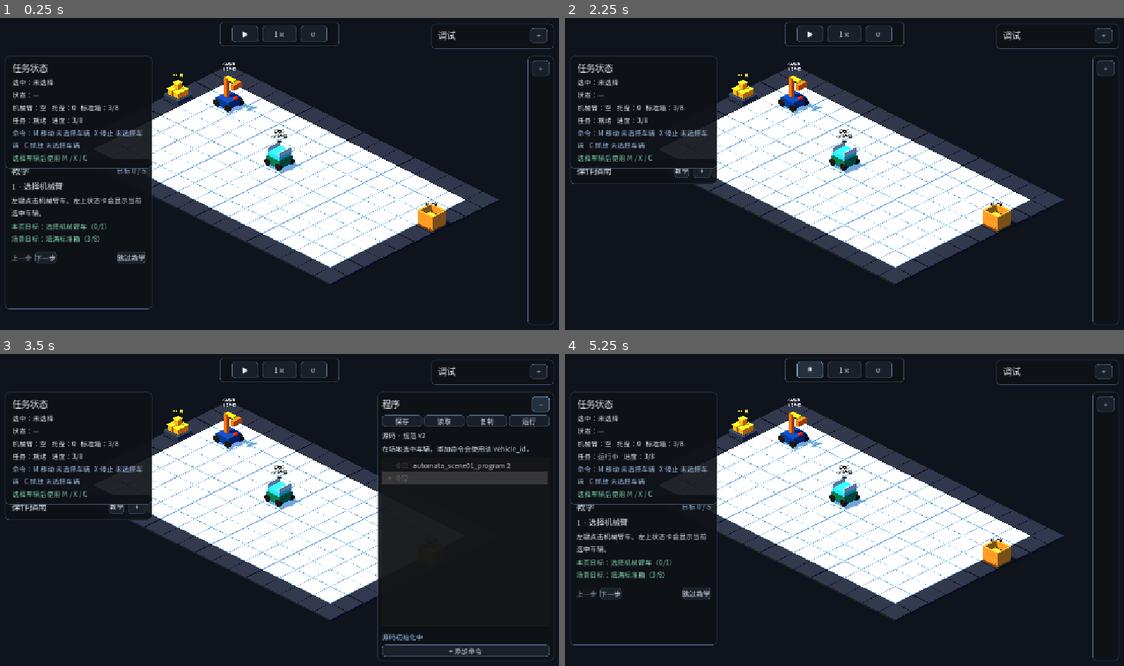
Above: before the commit, frames 1-4 (two rows, left to right).
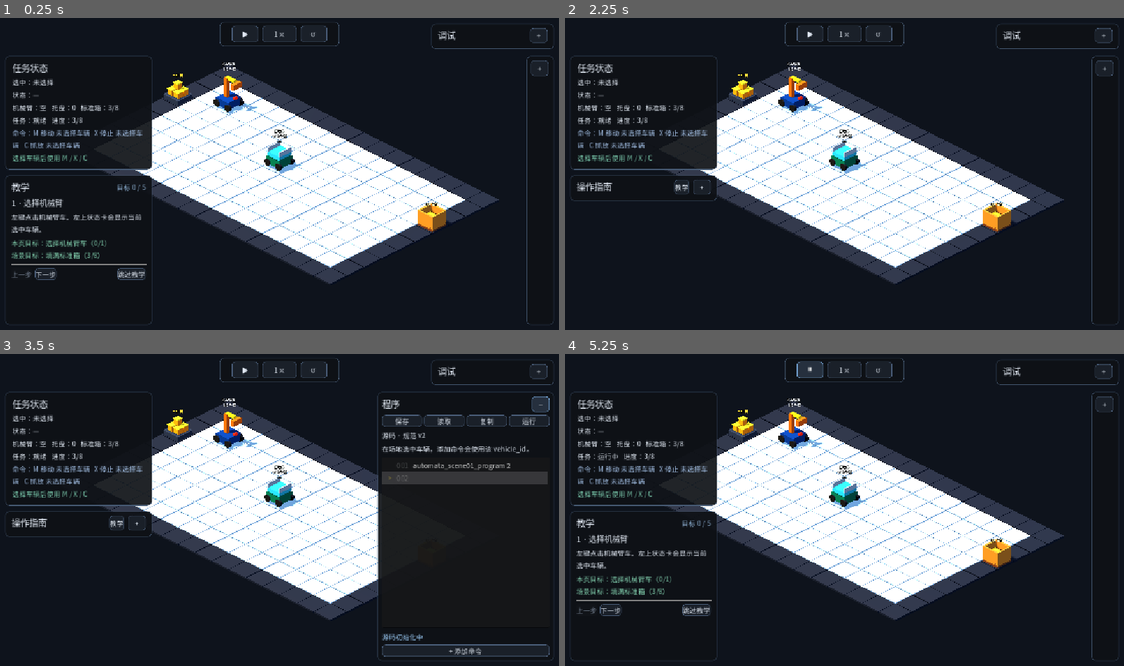
Above: after the commit, the same moments.

Repository: Ri0n72Y/automata
Game: Godot game, scene res://scenes/scene_01/scene_01_basic_packing.tscn
Same seed, same stepped clock (60 frames per second), same inputs: the game is played once before the commit and once after it.
Inputs:
- Up to frame 1 (0.25 s): no input
- Up to frame 2 (2.25 s): click "下一步" at 0.5 s; click "上一步" at 1.25 s; click "跳过教学" at 2 s
- Up to frame 3 (3.5 s): click "+" at 2.75 s
- Up to frame 4 (5.25 s): click "−" at 3.5 s; click "教学" at 4.25 s; click "▶" at 5 s

The runs differ from the first frame. In frame 1, 3.1% of the frame differs, in the area x 1-99%, y 12-99%; in frame 2, 1.1%; in frame 3, 0.8%; in frame 4, 3.1%.

Commit message:
[codex]fix(scene-01): respect themed panel minimum geometry

Diff:
--- a/scripts/scene_01/scene_01_ui_layout_metrics.gd
+++ b/scripts/scene_01/scene_01_ui_layout_metrics.gd
@@ -9,7 +9,7 @@
 const CONTENT_BOTTOM_MARGIN := 16.0
 const PANEL_GAP := 12.0
 
-const LEFT_STATUS_HEIGHT := 198.0
+const LEFT_STATUS_HEIGHT := 232.0
 const LEFT_AUX_TOP := CONTENT_TOP + LEFT_STATUS_HEIGHT + PANEL_GAP
 const TUTORIAL_TARGET_HEIGHT := 308.0
 
@@ -17,7 +17,7 @@
 const LEFT_COMPACT_WIDTH := 320.0
 const LEFT_WIDE_WIDTH := 360.0
 
-const PROGRAM_COLLAPSED_WIDTH := 52.0
+const PROGRAM_COLLAPSED_WIDTH := 56.0
 const PROGRAM_NARROW_WIDTH := 360.0
 const PROGRAM_COMPACT_WIDTH := 400.0
 const PROGRAM_WIDE_WIDTH := 460.0
